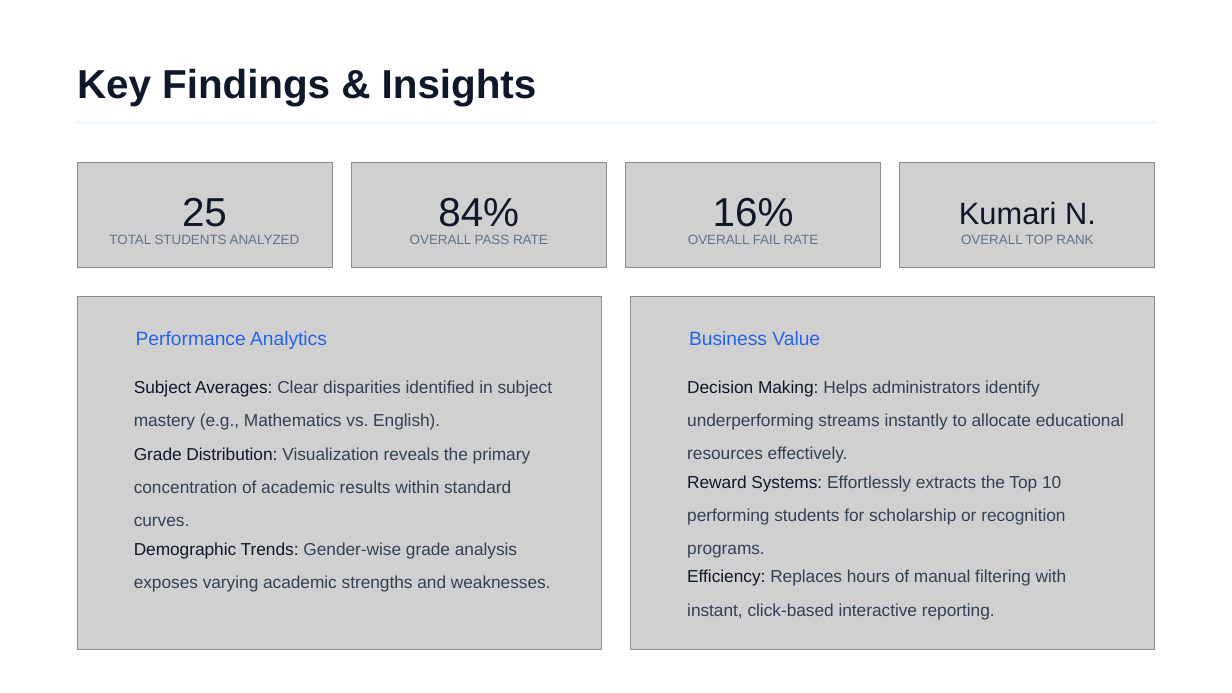
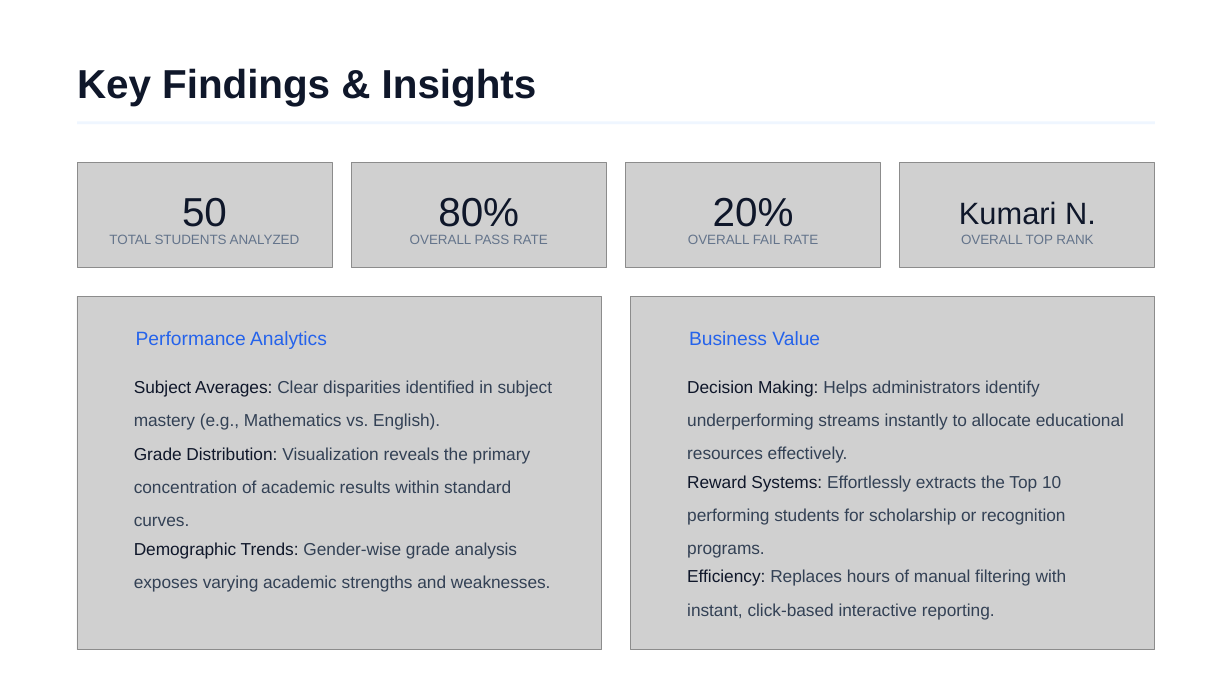
Before and after one commit to ramtanay/Student_Result_Analyzer, a slide deck: slide 8 of Student_Result_Analyzer_Presentation.pptx. Drawn at 1232x693 pixels with LibreOffice and Linux fonts; fonts in the diff are those of the drawing; grey boxes stand for pictures; background and template pictures are left out. Boxes give left, top, right and bottom in pixels: in the first picture for what was removed or moved away, otherwise in the second. Text is boxed around its words. In the diff, an @@ line names an element or a change of style, - is before the commit and + after.

Commit message:
Changed PPT

```diff
--- a/Student_Result_Analyzer_Presentation.pptx
+++ b/Student_Result_Analyzer_Presentation.pptx
@@ text at [182,197,227,227]: text changed @@
-25
+50
@@ text at [438,197,519,227]: text changed @@
-84%
+80%
@@ text at [713,197,794,227]: text changed @@
-16%
+20%
```
